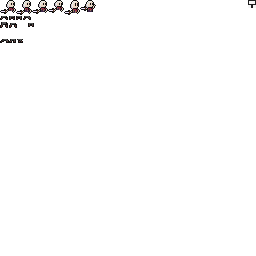
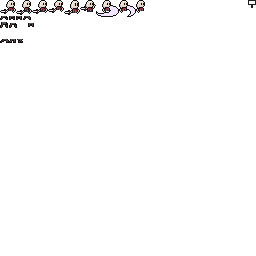
Two versions of the same layered image (256px x 256px). Layer-by-layer changes:
added layer "Layer 12 copy 6" in group "#1" over [138, 7, 144, 11]
added layer "Layer 11 copy 6" in group "#1" over [136, 0, 145, 9]
added layer "Layer 14 copy 6" in group "#1" over [136, 7, 140, 13]
added layer "Layer 12 copy 5" in group "#1" over [121, 7, 127, 11]
added layer "Layer 11 copy 5" in group "#1" over [119, 0, 128, 9]
added layer "Layer 14 copy 5" in group "#1" over [119, 7, 123, 13]
added layer "Layer 12 copy 4" in group "#1" over [104, 7, 110, 11]
added layer "Layer 11 copy 4" in group "#1" over [102, 0, 111, 9]
added layer "Layer 14 copy 2" in group "#1" over [102, 7, 106, 13]
added layer "Layer 32" in group "#1" over [124, 5, 136, 17]
added layer "Layer 30" in group "#1" over [96, 5, 119, 17]
